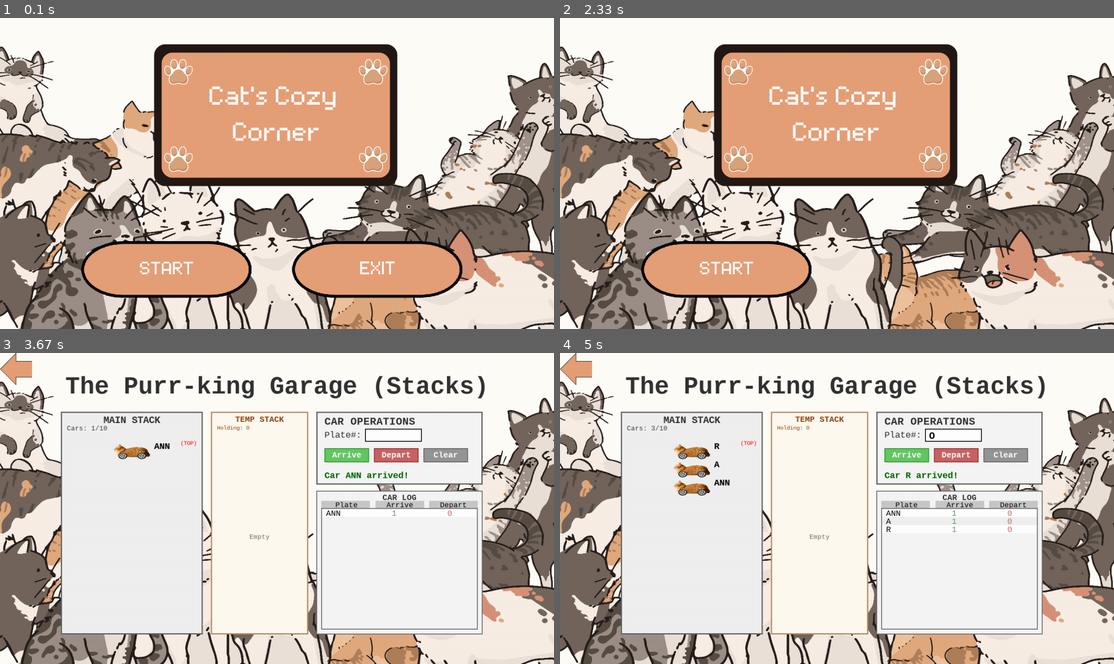
Above: before the commit, frames 1-4 (two rows, left to right).
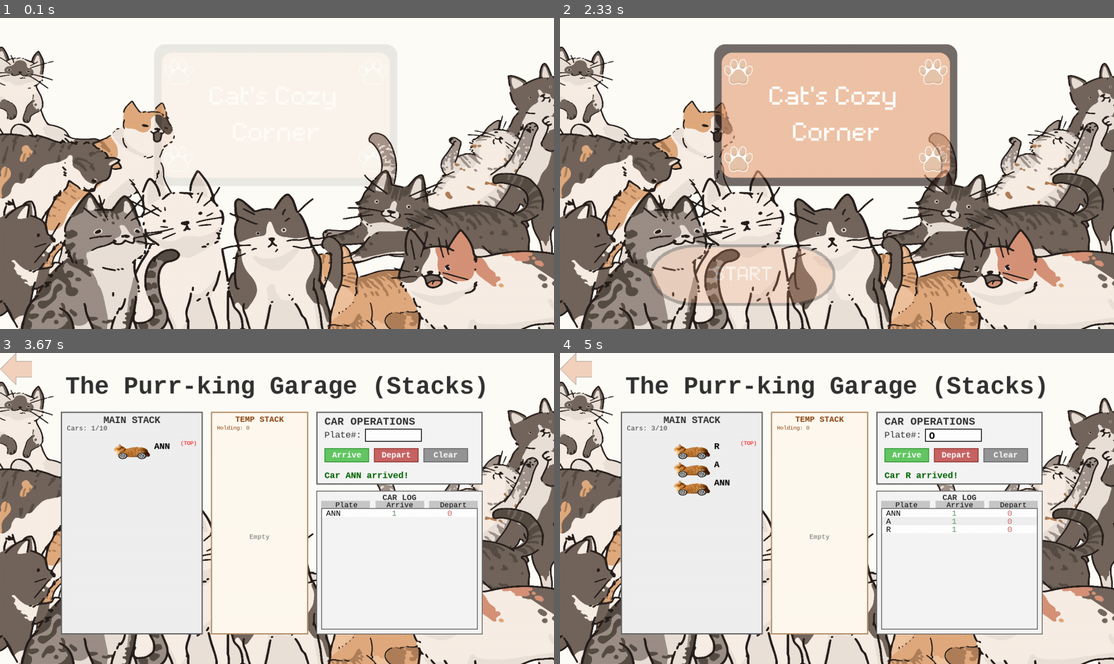
Above: after the commit, the same moments.

Repository: kok0krunch/data_structure_algortihm_simulation
Game: pygame game, started from pygame files/main.py
Same seed, same stepped clock (60 frames per second), same inputs: the game is played once before the commit and once after it.
Inputs (mouse positions are in pixels of both pictures, inside the frame that each line leads up to):
- Up to frame 1 (0.1 s): no input
- Up to frame 2 (2.33 s): click (726, 269) at 0.93 s; press the mouse at (576, 33) at 1.25 s; move the mouse to (776, 52) at 1.35 s; release the mouse at (975, 70) at 1.48 s; hold Up 1.55-2.02 s; move the mouse to (643, 263) at 1.58 s; press the mouse at (726, 269) at 2.13 s; move the mouse to (814, 210) at 2.23 s
- Up to frame 3 (3.67 s): release the mouse at (343, 486) at 2.37 s; click (83, 564) at 2.98 s; type "a" at 3.27 s; type "nn" at 3.37 s; tap Enter at 3.6 s
- Up to frame 4 (5 s): type "a" at 3.83 s; tap Enter at 3.97, 4.53 s; type "r" at 4.4 s; type "o" at 4.97 s

The runs differ from the first frame. In frame 1, 28% of the frame differs, in the area x 14-84%, y 8-91%; in frame 2, 25%; in frame 3, 0.3%; in frame 4, 0.3%.

Commit message:
Added: background music and animation hovers

Diff:
--- a/pygame files/main.py
+++ b/pygame files/main.py
@@ -1,5 +1,6 @@
 # import pygame module
 import pygame
+import os
 from stacks_pygame import stacks_menu
 from queue_pygame import queue_menu
 from bt_pygame import bt_menu
@@ -7,7 +8,40 @@
 #from recursion_pygame import recursion_menu
 
 # pygame setup
+pygame.mixer.pre_init(22050, -16, 1, 16)  # Lower frequency, mono, smallest buffer
 pygame.init()
+
+# Get the directory of this script
+script_dir = os.path.dirname(os.path.abspath(__file__))
+# Load audio files
+audio_dir = os.path.join(script_dir, "..", "audio")
+bgm_path = os.path.join(audio_dir, "bgm_music.flac")
+click_sfx_path = os.path.join(audio_dir, "click_sfx.mp3")
+
+print(f"Loading background music from: {os.path.abspath(bgm_path)}")
+print(f"Loading click sound from: {os.path.abspath(click_sfx_path)}")
+
+# Load and play background music
+try:
+    pygame.mixer.music.load(bgm_path)
+    pygame.mixer.music.set_volume(0.5)  # Set volume to 50%
+    pygame.mixer.music.play(-1)  # Loop indefinitely
+    print("Background music loaded and playing successfully!")
+except Exception as e:
+    print(f"Error loading background music: {e}")
+
+# Load click sound effect
+try:
+    click_sound = pygame.mixer.Sound(click_sfx_path)
+    click_sound.set_volume(0.7)  # Set volume to 70%
+    # Reserve a dedicated channel for click sounds
+    pygame.mixer.set_num_channels(8)
+    click_channel = pygame.mixer.Channel(0)  # Dedicated channel for clicks
+    print("Click sound loaded successfully!")
+except Exception as e:
+    print(f"Error loading click sound: {e}")
+    click_sound = None
+    click_channel = None
 
 screen = pygame.display.set_mode((1366, 768))
 clock = pygame.time.Clock()
@@ -38,10 +72,13 @@
     def __init__(self, x, y, image, scale):
         width = image.get_width()
         height = image.get_height()
-        self.image = pygame.transform.scale(image, (int(width * scale), int(height * scale)))
+        self.original_image = pygame.transform.scale(image, (int(width * scale), int(height * scale)))
+        self.image = self.original_image.copy()
         self.rect = self.image.get_rect()
         self.rect.topleft = (x, y)
         self.clicked = False
+        self.hover_scale = 1.0
+        self.target_scale = 1.0
 
     def draw(self):
         action = False
@@ -50,15 +87,40 @@
 
         #check mouse hover and clicked conditions
         if self.rect.collidepoint(mouse_pos):
+            self.target_scale = 1.1  # Scale up on hover
             if pygame.mouse.get_pressed()[0] == 1 and self.clicked == False:
+                # Play click sound effect IMMEDIATELY before anything else
+                if click_sound and click_channel:
+                    click_channel.play(click_sound)
                 self.clicked = True
                 action = True
+        else:
+            self.target_scale = 1.0  # Normal scale
+
+        # Smooth scaling animation
+        self.hover_scale += (self.target_scale - self.hover_scale) * 0.2
+
+        # Apply hover effect
+        if abs(self.hover_scale - 1.0) > 0.01:
+            new_width = int(self.original_image.get_width() * self.hover_scale)
+            new_height = int(self.original_image.get_height() * self.hover_scale)
+            self.image = pygame.transform.scale(self.original_image, (new_width, new_height))
+            # Center the scaled image
+            offset_x = (self.original_image.get_width() - new_width) // 2
+            offset_y = (self.original_image.get_height() - new_height) // 2
+            draw_x = self.rect.x - offset_x
+            draw_y = self.rect.y - offset_y
+        else:
+            self.image = self.original_image
+            draw_x = self.rect.x
+            draw_y = self.rect.y
+
         # always reset clicked state when mouse button is released
         if pygame.mouse.get_pressed()[0] == 0:
             self.clicked = False
 
-        #draw button on screen
-        screen.blit(self.image, (self.rect.x, self.rect.y))
+        #draw button on screen with hover effect
+        screen.blit(self.image, (draw_x, draw_y))
 
         return action
 
@@ -91,6 +153,10 @@
 
 def main_menu():
     running = True
+    # Animation variables
+    start_time = pygame.time.get_ticks()
+    animation_duration = 1000  # 1 second in milliseconds
+
     while running:
         # poll for events
         # pygame.QUIT event means the user clicked X to close your window
@@ -98,18 +164,49 @@
             if event.type == pygame.QUIT:
                 running = False
 
+        # Calculate animation progress (0.0 to 1.0)
+        elapsed_time = pygame.time.get_ticks() - start_time
+        animation_progress = min(elapsed_time / animation_duration, 1.0)
+
         # show global background image
         screen.blit(globalbg_img, (0, 0))
-        screen.blit(gametitle_img, (380, -60))  # the offset is -125 for y coordinate
+
+        # Apply fade-in effect to title
+        title_surface = gametitle_img.copy()
+        title_surface.set_alpha(int(255 * animation_progress))
+        screen.blit(title_surface, (380, -60))
 
         # RENDER YOUR GAME HERE
-        if start_btn.draw():
-            wait_for_mouse_release()
-            if start_menu() == False:
+        if animation_progress >= 0.5:  # Buttons start appearing halfway through
+            button_alpha = int(255 * ((animation_progress - 0.5) * 2))
+
+            # Create temporary surfaces with alpha for buttons
+            start_temp = pygame.Surface(start_btn.original_image.get_size(), pygame.SRCALPHA)
+            start_temp.blit(start_btn.original_image, (0, 0))
+            start_temp.set_alpha(button_alpha)
+
+            exit_temp = pygame.Surface(exit_btn.original_image.get_size(), pygame.SRCALPHA)
+            exit_temp.blit(exit_btn.original_image, (0, 0))
+            exit_temp.set_alpha(button_alpha)
+
+            # Temporarily set button images to faded versions during animation
+            if animation_progress < 1.0:
+                start_btn.original_image.set_alpha(button_alpha)
+                exit_btn.original_image.set_alpha(button_alpha)
+            else:
+                start_btn.original_image.set_alpha(255)
+                exit_btn.original_image.set_alpha(255)
+
+            if start_btn.draw():
+                wait_for_mouse_release()
+                if start_menu() == False:
+                    running = False
+                # Reset animation for returning to main menu
+                start_time = pygame.time.get_ticks()
+
+            if exit_btn.draw():
+                wait_for_mouse_release()
                 running = False
-        if exit_btn.draw():
-            wait_for_mouse_release()
-            running = False
 
         # flip() the display to put your work on screen
         pygame.display.flip()
@@ -120,6 +217,10 @@
 
 def start_menu():
     running = True
+    # Animation variables
+    start_time = pygame.time.get_ticks()
+    animation_duration = 1000  # 1 second in milliseconds
+
     while running:
         # poll for events
         # pygame.QUIT event means the user clicked X to close your window
@@ -127,39 +228,72 @@
             if event.type == pygame.QUIT:
                 return False
 
+        # Calculate animation progress (0.0 to 1.0)
+        elapsed_time = pygame.time.get_ticks() - start_time
+        animation_progress = min(elapsed_time / animation_duration, 1.0)
+
         # show global background image
         screen.blit(globalbg_img, (0, 0))
-        screen.blit(activities_img, (380, -60))  # the offset is -125 for y coordinate
+
+        # Apply fade-in effect to activities title
+        activities_surface = activities_img.copy()
+        activities_surface.set_alpha(int(255 * animation_progress))
+        screen.blit(activities_surface, (380, -60))
 
         # RENDER YOUR GAME HERE
-        if back_btn.draw():  # Back Button
-            wait_for_mouse_release()
-            running = False
-
-        if stacks_btn.draw():  # Stacks Button
-            wait_for_mouse_release()
-            if stacks_menu(screen, clock, globalbg_img, back_btn) == False:
-                return False
-
-        if queue_btn.draw():  # Queue Button
-            wait_for_mouse_release()
-            if queue_menu(screen, clock, globalbg_img, back_btn) == False:
-                return False
-
-        if bt_btn.draw():  # Binary Tree Button
-            wait_for_mouse_release()
-            if bt_menu(screen, clock, globalbg_img, back_btn) == False:
-                return False
-
-        if bst_btn.draw():  # Binary Search Tree Button
-            wait_for_mouse_release()
-            if bst_menu(screen, clock, globalbg_img, back_btn) == False:
-                return False
-
-        if recursion_btn.draw():  # Recursion Button
-            wait_for_mouse_release()
-            if recursion_menu(screen, clock, globalbg_img, back_btn) == False:
-                return False
+        if animation_progress >= 0.3:  # Back button appears early
+            back_alpha = int(255 * min((animation_progress - 0.3) * 1.43, 1.0))
+            back_btn.original_image.set_alpha(back_alpha if animation_progress < 1.0 else 255)
+
+            if back_btn.draw():  # Back Button
+                wait_for_mouse_release()
+                running = False
+
+        if animation_progress >= 0.5:  # Activity buttons start appearing
+            button_alpha = int(255 * ((animation_progress - 0.5) * 2))
+
+            if animation_progress < 1.0:
+                stacks_btn.original_image.set_alpha(button_alpha)
+                queue_btn.original_image.set_alpha(button_alpha)
+                bt_btn.original_image.set_alpha(button_alpha)
+                bst_btn.original_image.set_alpha(button_alpha)
+                recursion_btn.original_image.set_alpha(button_alpha)
+            else:
+                stacks_btn.original_image.set_alpha(255)
+                queue_btn.original_image.set_alpha(255)
+                bt_btn.original_image.set_alpha(255)
+                bst_btn.original_image.set_alpha(255)
+                recursion_btn.original_image.set_alpha(255)
+
+            if stacks_btn.draw():  # Stacks Button
+                wait_for_mouse_release()
+                if stacks_menu(screen, clock, globalbg_img, back_btn) == False:
+                    return False
+                start_time = pygame.time.get_ticks()  # Reset animation
+
+            if queue_btn.draw():  # Queue Button
+                wait_for_mouse_release()
+                if queue_menu(screen, clock, globalbg_img, back_btn) == False:
+                    return False
+                start_time = pygame.time.get_ticks()  # Reset animation
+
+            if bt_btn.draw():  # Binary Tree Button
+                wait_for_mouse_release()
+                if bt_menu(screen, clock, globalbg_img, back_btn) == False:
+                    return False
+                start_time = pygame.time.get_ticks()  # Reset animation
+
+            if bst_btn.draw():  # Binary Search Tree Button
+                wait_for_mouse_release()
+                if bst_menu(screen, clock, globalbg_img, back_btn) == False:
+                    return False
+                start_time = pygame.time.get_ticks()  # Reset animation
+
+            if recursion_btn.draw():  # Recursion Button
+                wait_for_mouse_release()
+                if recursion_menu(screen, clock, globalbg_img, back_btn) == False:
+                    return False
+                start_time = pygame.time.get_ticks()  # Reset animation
 
         # flip() the display to put your work on screen
         pygame.display.flip()
Not shown, added: audio/bgm_music.flac
Not shown, added: audio/click_sfx.mp3
